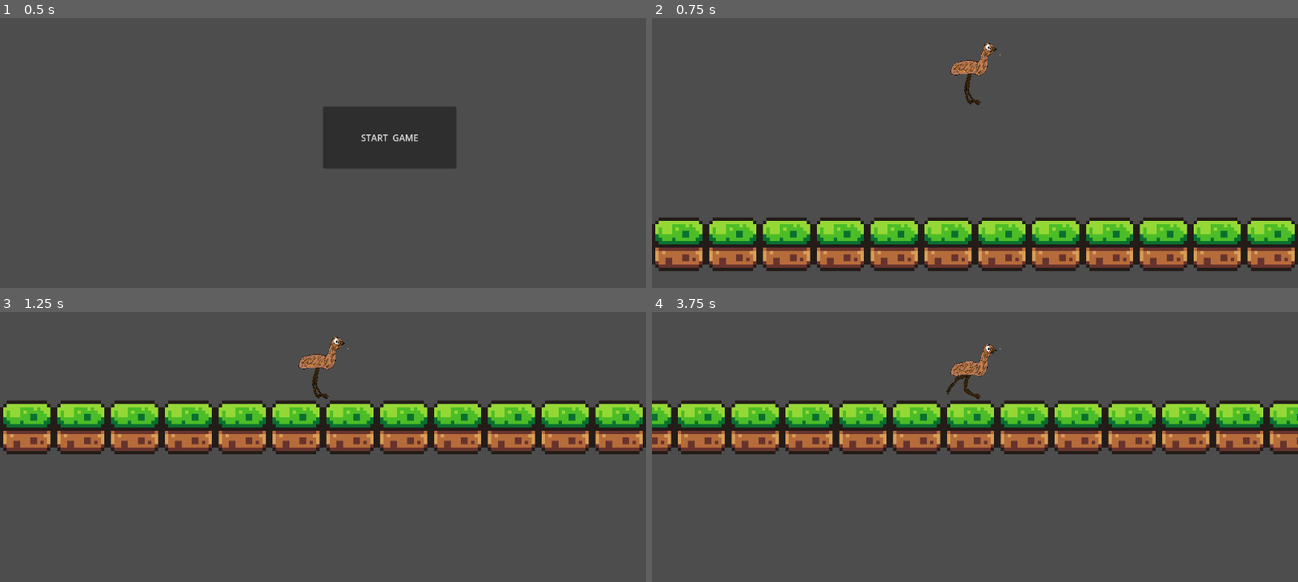
Above: before the commit, frames 1-4 (two rows, left to right).
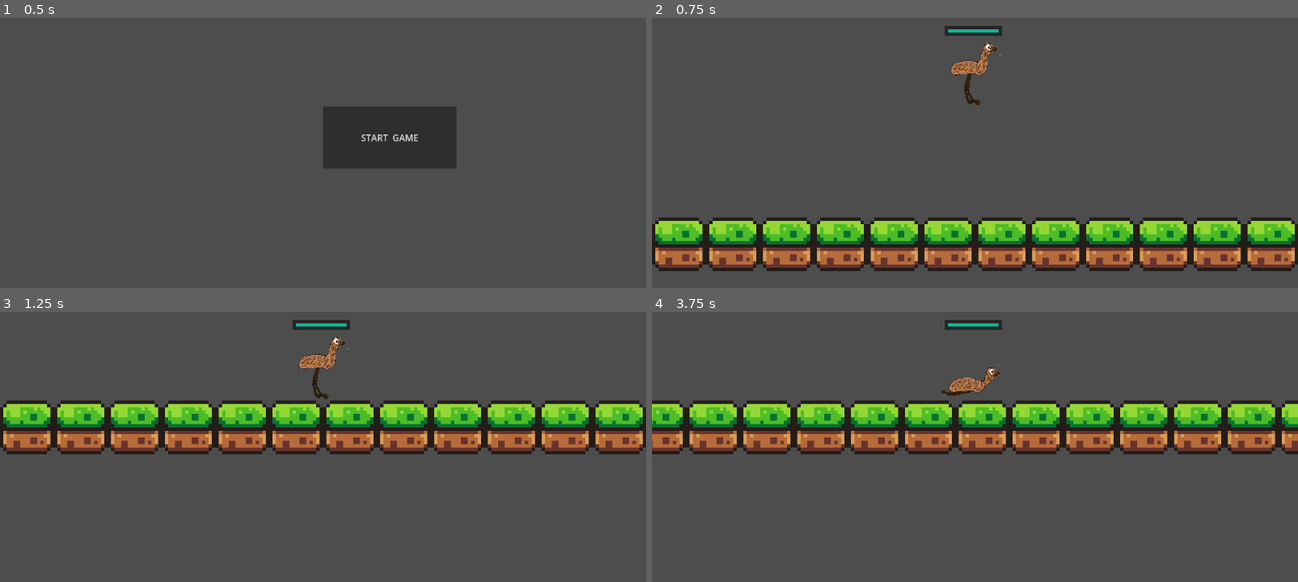
Above: after the commit, the same moments.

Repository: BastianLorsch/emu_game
Game: Godot game, scene res://scenes/game.tscn
Same seed, same stepped clock (60 frames per second), same inputs: the game is played once before the commit and once after it.
Inputs:
- Up to frame 1 (0.5 s): no input
- Up to frame 2 (0.75 s): click "START GAME" at 0.5 s
- Up to frame 3 (1.25 s): no input
- Up to frame 4 (3.75 s): tap Enter at 1.25 s; hold D (move_right) 1.28-2.78 s; tap E (roll, bound only after the commit) at 1.35, 2.3, 2.85, 3.6 s; tap Space (jump) at 1.52, 2.27 s; tap Down (crouch) at 2.1 s; hold A (move_left) 2.78-3.53 s; hold D (move_right) from 3.53 s (still down)

Frame 1 is identical in both runs. In frame 2, 0.3% of the frame differs, in the area x 45-55%, y 2-7%; in frame 3, 0.3%; in frame 4, 12%, in the area x 0-100%, y 2-53%.

Commit message:
added healthbar in school, not working yet

Diff:
--- a/project.godot
+++ b/project.godot
@@ -42,6 +42,11 @@
 , Object(InputEventKey,"resource_local_to_scene":false,"resource_name":"","device":-1,"window_id":0,"alt_pressed":false …(183 unchanged characters)…
 ]
 }
+roll={
+"deadzone": 0.5,
+"events": [Object(InputEventKey,"resource_local_to_scene":false,"resource_name":"","device":-1,"window_id":0,"alt_pressed":false,"shift_pressed":false,"ctrl_pressed":false,"meta_pressed":false,"pressed":false,"keycode":0,"physical_keycode":69,"key_label":0,"unicode":101,"location":0,"echo":false,"script":null)
+]
+}
 
 [rendering]
 
--- /dev/null
+++ b/scenes/healthbar.tscn
@@ -0,0 +1,48 @@
+[gd_scene load_steps=6 format=3 uid="uid://di3wykbg8oe84"]
+
+[ext_resource type="Script" path="res://scripts/healthbar.gd" id="1_uc6gl"]
+
+[sub_resource type="StyleBoxEmpty" id="StyleBoxEmpty_r7w54"]
+
+[sub_resource type="StyleBoxFlat" id="StyleBoxFlat_sqbso"]
+bg_color = Color(0.0431373, 0.717647, 0.6, 1)
+
+[sub_resource type="StyleBoxFlat" id="StyleBoxFlat_sfg24"]
+bg_color = Color(0.144063, 0.144063, 0.144062, 1)
+expand_margin_left = 1.0
+expand_margin_top = 1.0
+expand_margin_right = 1.0
+expand_margin_bottom = 1.0
+shadow_color = Color(0, 0, 0, 0.27451)
+shadow_offset = Vector2(0, 1)
+
+[sub_resource type="StyleBoxFlat" id="StyleBoxFlat_jq6p2"]
+bg_color = Color(1, 1, 1, 1)
+
+[node name="Healthbar" type="ProgressBar"]
+z_index = 1
+offset_right = 240.0
+offset_bottom = 4.0
+theme_override_styles/background = SubResource("StyleBoxEmpty_r7w54")
+theme_override_styles/fill = SubResource("StyleBoxFlat_sqbso")
+show_percentage = false
+script = ExtResource("1_uc6gl")
+
+[node name="DamageBar" type="ProgressBar" parent="."]
+z_index = -1
+layout_mode = 1
+anchors_preset = 15
+anchor_right = 1.0
+anchor_bottom = 1.0
+grow_horizontal = 2
+grow_vertical = 2
+theme_override_styles/background = SubResource("StyleBoxFlat_sfg24")
+theme_override_styles/fill = SubResource("StyleBoxFlat_jq6p2")
+value = 50.0
+show_percentage = false
+
+[node name="Timer" type="Timer" parent="."]
+wait_time = 0.4
+one_shot = true
+
+[connection signal="timeout" from="Timer" to="." method="_on_timer_timeout"]
--- a/scenes/player.tscn
+++ b/scenes/player.tscn
@@ -12,6 +12,7 @@
 [ext_resource type="Texture2D" uid="uid://dx2nf6ewsxxcw" path="res://assets/sprites (placeholder)/Emu_running.png" id="7_v6jvw"]
 [ext_resource type="Script" path="res://scripts/stateMachine/roll_state.gd" id="7_y34yc"]
 [ext_resource type="Script" path="res://scripts/stateMachine/crouch_state.gd" id="8_1yt45"]
+[ext_resource type="PackedScene" uid="uid://di3wykbg8oe84" path="res://scenes/healthbar.tscn" id="13_kek4k"]
 
 [sub_resource type="AtlasTexture" id="AtlasTexture_a621x"]
 atlas = ExtResource("3_he8mq")
@@ -133,3 +134,9 @@
 
 [node name="Camera2D" type="Camera2D" parent="."]
 zoom = Vector2(6, 6)
+
+[node name="Healthbar" parent="." instance=ExtResource("13_kek4k")]
+offset_left = -8.0
+offset_top = -23.0
+offset_right = 7.0
+offset_bottom = -22.0
--- /dev/null
+++ b/scripts/healthbar.gd
@@ -0,0 +1,31 @@
+extends ProgressBar
+
+@onready var timer = $Timer
+@onready var damage_bar = $DamageBar
+
+var health = 0 : set = _set_health
+
+func _set_health(new_health):
+	var prev_health = health
+	health = min(max_value, new_health)
+	value = health
+
+	if  health <= 0:
+		queue_free()
+
+	if health < prev_health:
+		timer.start()
+	else:
+		damage_bar.value = health
+	print(health, "healthbar ", value)
+
+func init_health(_health):
+	health = _health
+	max_value = health
+	value = health
+	damage_bar.max_value = health
+	damage_bar.value = health
+
+
+func _on_timer_timeout():
+	damage_bar.value = health
--- a/scripts/stateMachine/player_state_controled.gd
+++ b/scripts/stateMachine/player_state_controled.gd
@@ -5,12 +5,16 @@
 
 var current_state
 var last_facing_direction = 1
+var health = 0 : set = _set_health
 @onready var animated_sprite: AnimatedSprite2D = $AnimatedSprite2D
+@onready var healthbar = $Healthbar
 
 
 func _ready() -> void:
 	change_state("IdleState") # start in idle state
 	animated_sprite.flip_h = true
+	health = 60
+	healthbar.init_health(health)
 
 func change_state(new_state_name: String):
 	if current_state:
@@ -41,3 +45,9 @@
 		animated_sprite.flip_h = true
 	elif direction < 0:
 		animated_sprite.flip_h = false
+
+
+func _set_health(new_health):
+	health = min(healthbar.max_value, new_health)
+	healthbar.health = health
+	print(health, "player")
Not shown: 1 places in scenes/player.tscn that only renumber resources
